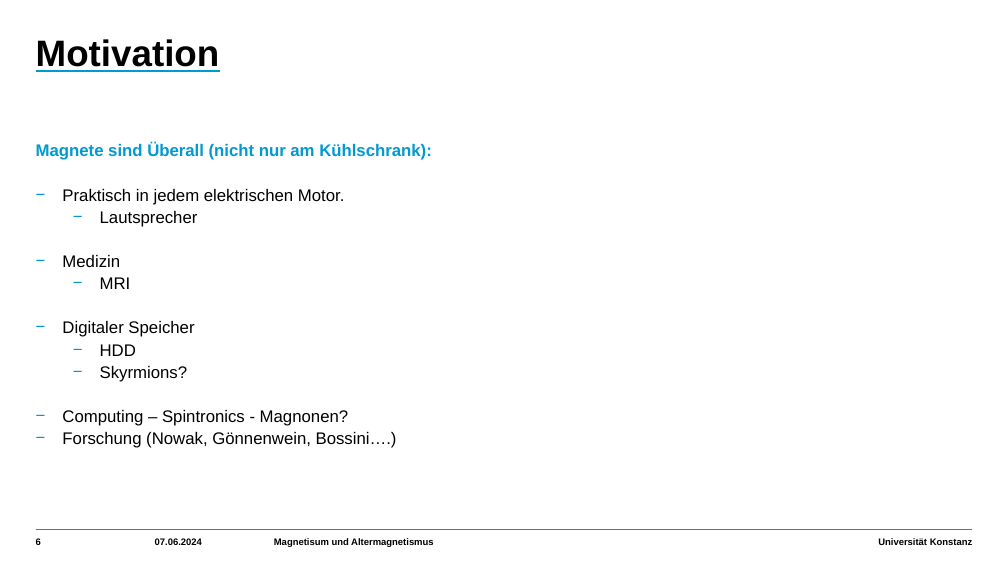
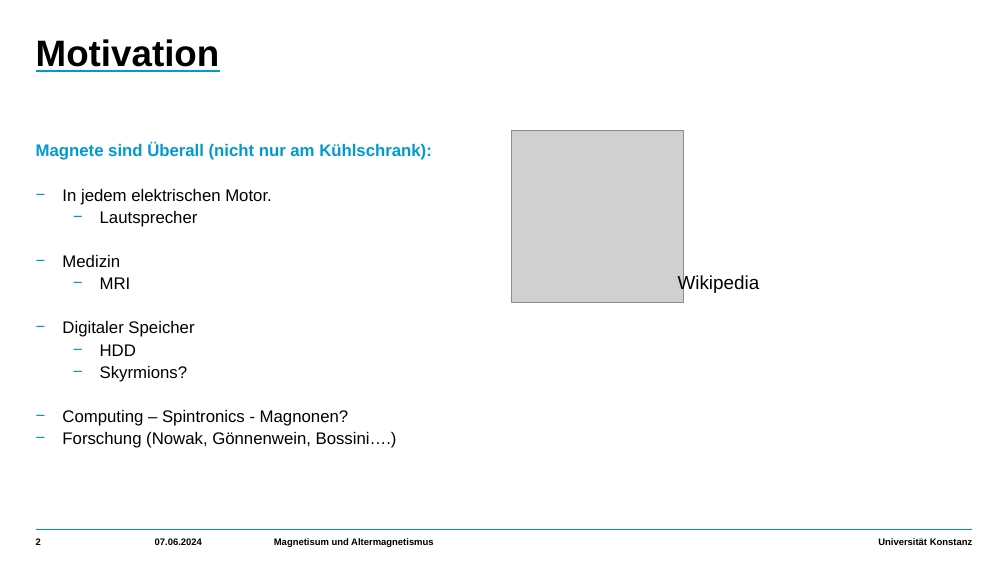
Before and after one commit to HolykingJulex/EstimateSeminar, a slide deck: slide 2 of Vortrag.pptx (slide 6 before the commit). Drawn at 1008x567 pixels with LibreOffice and Linux fonts; fonts in the diff are those of the drawing; grey boxes stand for pictures. Boxes give left, top, right and bottom in pixels: in the first picture for what was removed or moved away, otherwise in the second. Text is boxed around its words. In the diff, an @@ line names an element or a change of style, - is before the commit and + after.

```diff
--- a/Vortrag.pptx
+++ b/Vortrag.pptx
@@ picture added at (512,131,684,302) @@
@@ text at (62,189,272,205): text changed @@
-    − Praktisch in jedem elektrischen Motor.
+    − In jedem elektrischen Motor.
@@ text added at (678,275,760,294), 18 pt, text #000000 @@
+Wikipedia
@@ page number at (36,538,41,545): text changed @@
-6
+2
```
Also in this commit, not shown: 35 other slides changed, 3 slides added, 4 slides removed, 3 other files.
